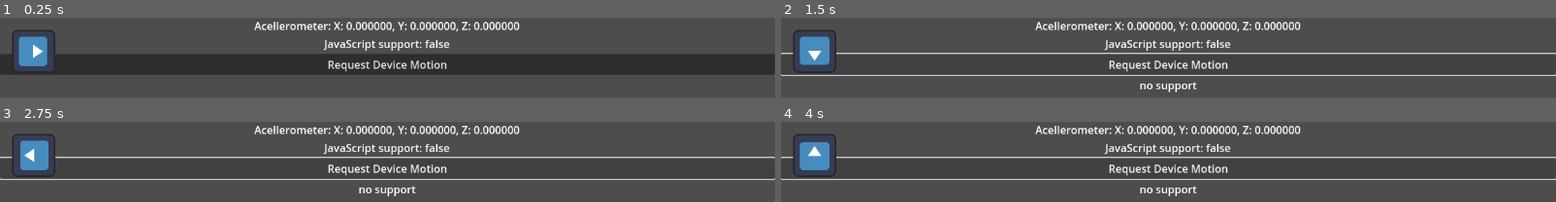
Above: before the commit, frames 1-4 (two rows, left to right).
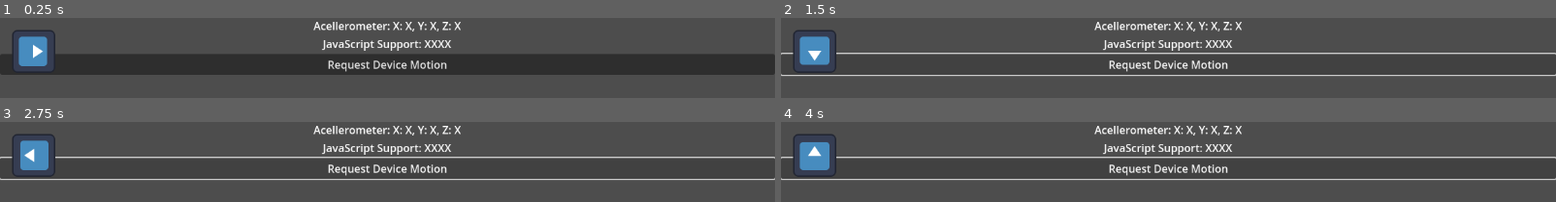
Above: after the commit, the same moments.

Repository: egreenfield323/CS390-group-prototype-2
Game: Godot game, scene res://scenes/test/input_demo.tscn
Same seed, same stepped clock (60 frames per second), same inputs: the game is played once before the commit and once after it. The engine's default icon, where the game draws it, is replaced by a stand-in: a white triangle on a blue panel in a dark square.
Inputs:
- Up to frame 1 (0.25 s): no input
- Up to frame 2 (1.5 s): click "Request Device Motion" at 0.5 s; click "Request Device Motion" at 1.25 s
- Up to frame 3 (2.75 s): click "Request Device Motion" at 2 s
- Up to frame 4 (4 s): tap Enter at 2.75 s; tap Space at 3.5 s

The runs differ from the first frame. In frame 1, 3.3% of the frame differs, in the area x 32-68%, y 4-41%; in frame 2, 3.7%, in the area x 32-68%, y 4-93%; in frame 3, 3.7%; in frame 4, 3.7%.
Error after the commit: Parse Error: Cannot get return value of call to "request_access()" because it returns "void". (res://scenes/test/input_demo.gd:15)

Commit message:
Clean up WebInput

Diff:
--- a/autoload/web_input.gd
+++ b/autoload/web_input.gd
@@ -4,35 +4,7 @@
 signal flags_updated(flags)
 
 
-func _init():
-	if !supports_js():
-		return
-	#JavaScriptBridge.eval("""
-		#var acceleration = { x: 0, y: 0, z: 0 }
-#
-		#function registerMotionListener() {
-			#window.ondevicemotion = function(event) {
-				#if (event.acceleration.x === null) return
-				#acceleration.x = event.acceleration.x
-				#acceleration.y = event.acceleration.y
-				#acceleration.z = event.acceleration.z
-			#}
-		#}
-#
-		#if (typeof DeviceOrientationEvent.requestPermission === 'function') {
-			#DeviceOrientationEvent.requestPermission().then(function(state) {
-				#if (state === 'granted') registerMotionListener()
-			#})
-		#}
-		#else {
-			#registerMotionListener()
-		#}
-	#""", true)
-
-
-func request_access() -> String:
-	if !supports_js():
-		return "no support"
+func request_access() -> void:
 	JavaScriptBridge.eval(
 	"""
 		var acceleration = { x: 0, y: 0, z: 0 }
